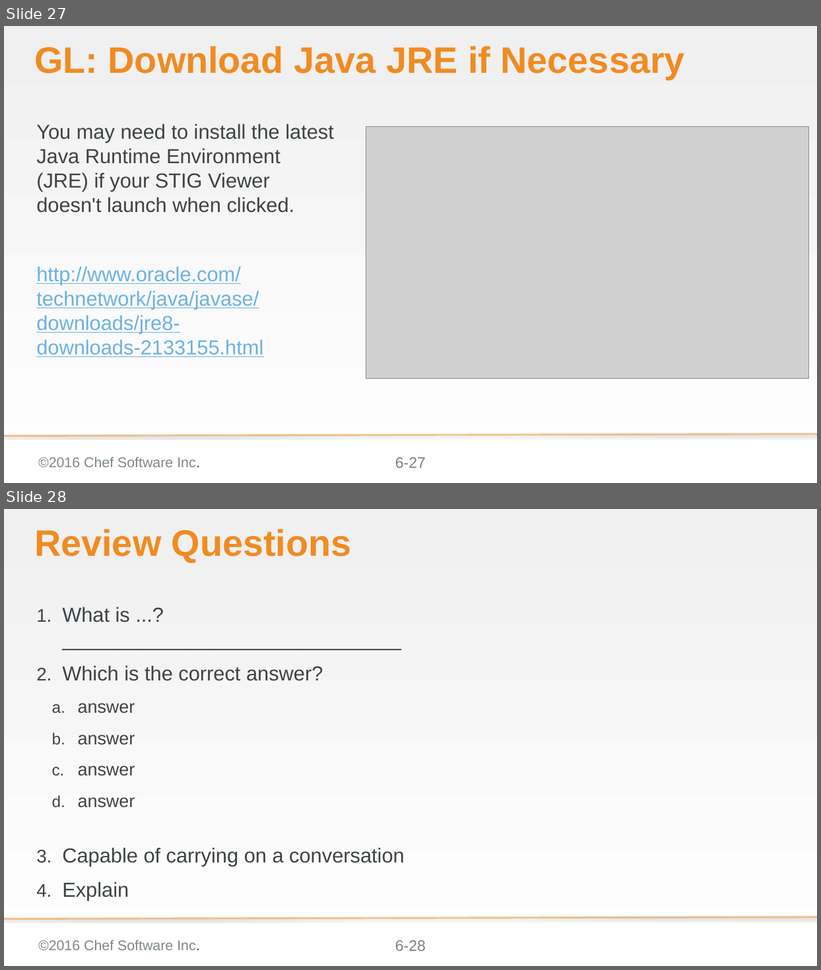
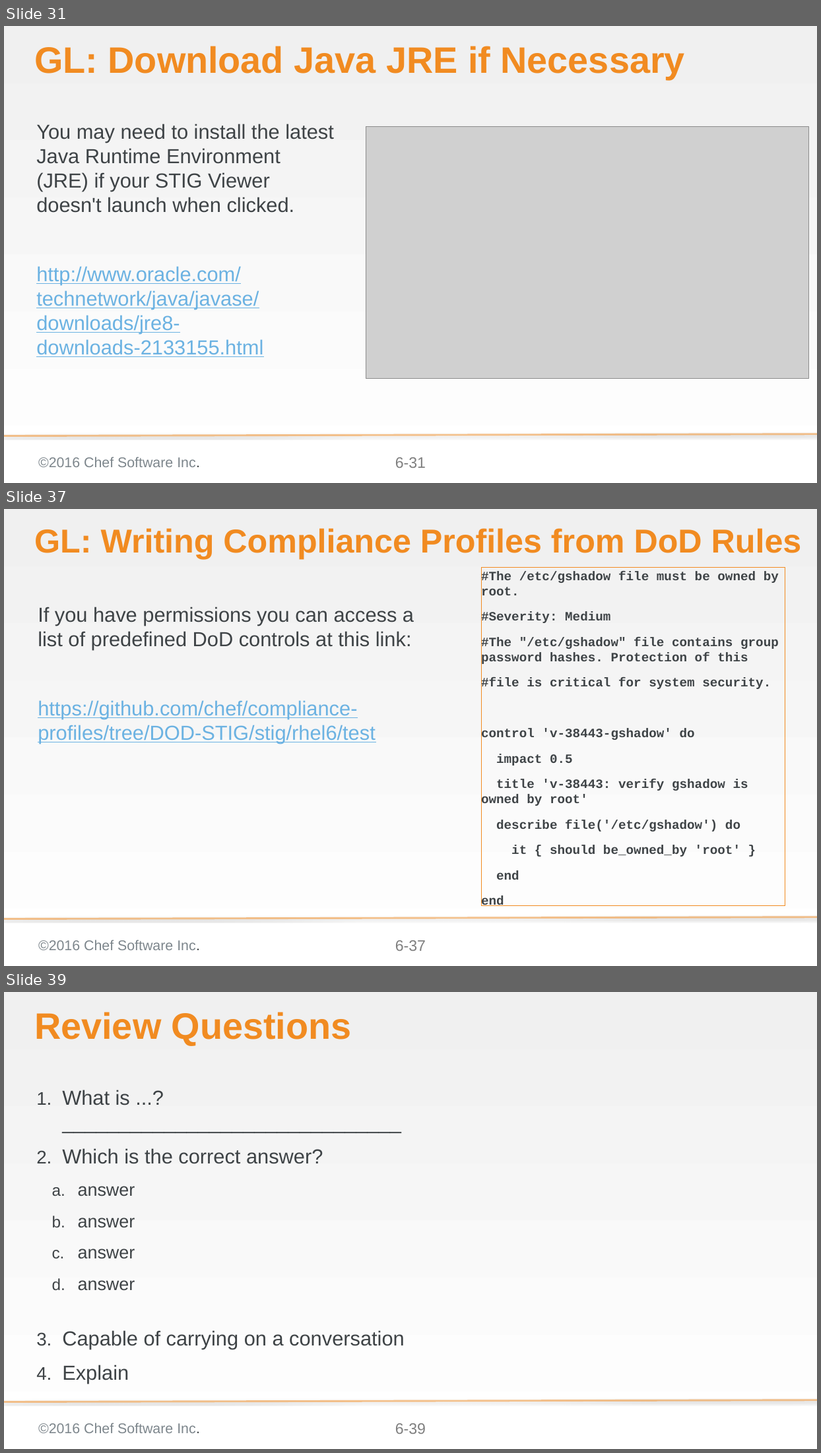
Before and after one commit to bchamby/chef-compliance-installation-configuration-operation, a slide deck: 06-compliance-frameworks-inspec.pptx. Shown one above the other, each under a label of ours: slides 27 and 28 before the commit, slides 31, 37 and 39 after it; the slides between them are not shown. The pictures are 821x970 and 821x1453 pixels, drawn with LibreOffice and Linux fonts; fonts in the diff are those of the drawing; grey boxes stand for pictures; background and template pictures are left out. Boxes give left, top, right and bottom in pixels: in the first picture for what was removed or moved away, otherwise in the second. Text is boxed around its words. In the diff, an @@ line names an element or a change of style, - is before the commit and + after.

Commit message:
06-compliance-frameworks-inspec Finished CIS group lab and wrote DoD group lab

```diff
--- a/06-compliance-frameworks-inspec.pptx
+++ b/06-compliance-frameworks-inspec.pptx
@@ slide 37 added at bbox=[4, 509, 817, 966], background gradient #F0F0F0 to #FFFFFF; not listed: 3 template elements that a slide beside it also shows @@
@@ title added at bbox=[34, 528, 802, 559], 52.2 pt, text #F18B21, bold @@
+GL: Writing Compliance Profiles from DoD Rules
@@ text added at bbox=[481, 568, 785, 906], outline #F18B21 0.75 pt, 20 pt, text #3E4346, bold @@
+#The /etc/gshadow file must be owned by root.
+#Severity: Medium
+#The "/etc/gshadow" file contains group password hashes. Protection of this
+#file is critical for system security.
+control 'v-38443-gshadow' do
+impact 0.5
+title 'v-38443: verify gshadow is owned by root'
+describe file('/etc/gshadow') do
+it { should be_owned_by 'root' }
+end
+end
@@ text added at bbox=[38, 607, 414, 743], 32 pt, text #6BB2E2, underline @@
+If you have permissions you can access a list of predefined DoD controls at this link:
+https://github.com/chef/compliance-profiles/tree/DOD-STIG/stig/rhel6/test
@@ what was slide 27 is now slide 31 @@
@@ page number at bbox=[395, 458, 426, 468]: text changed @@
-6-27
+6-31
@@ what was slide 28 is now slide 39 @@
@@ page number at bbox=[395, 1424, 426, 1434]: text changed @@
-6-28
+6-39
```
Also in this commit, not shown: 10 slides changed, 12 other slides added, 1 slide removed.
